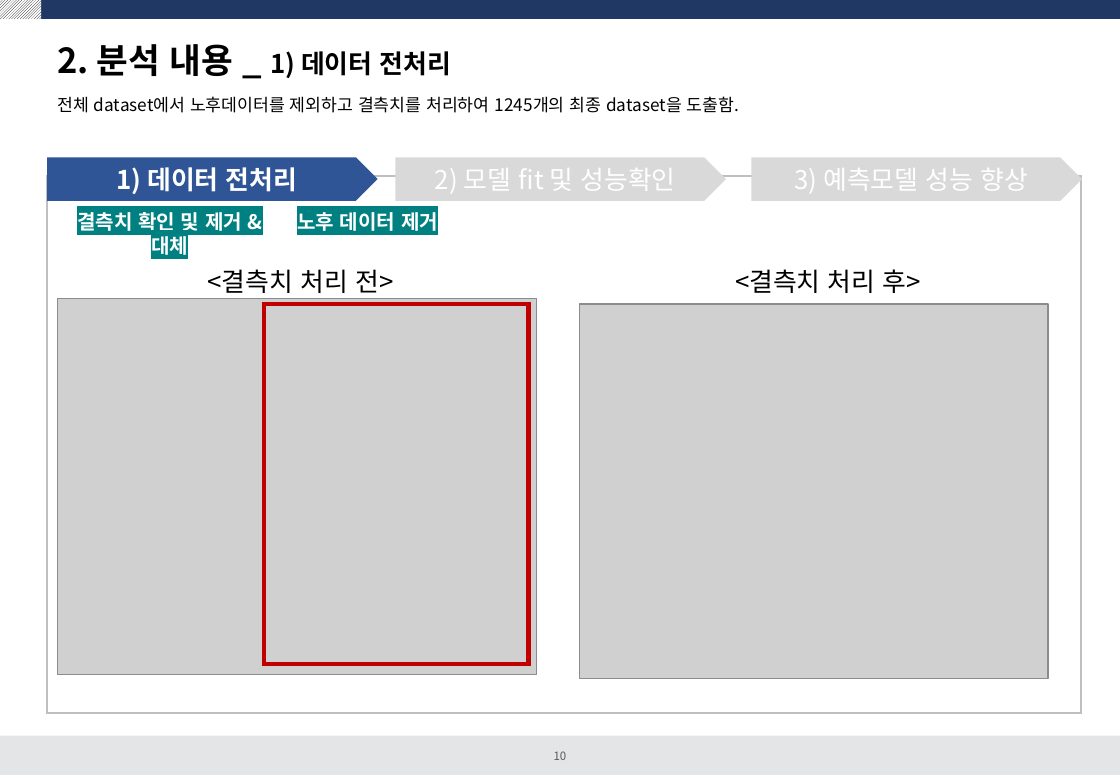
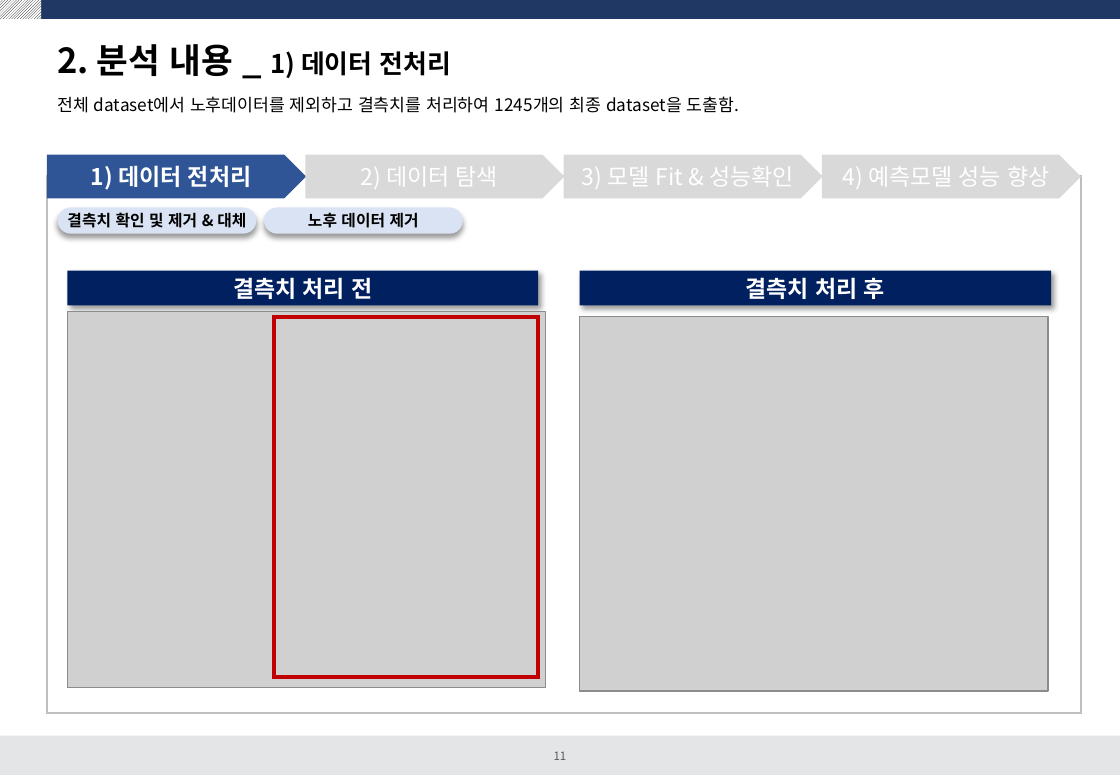
Before and after one commit to dss-14th/Regression_3_project, a slide deck: slide 11 of 여성임금 예측프로젝트.pptx (slide 10 before the commit). Drawn at 1120x775 pixels with LibreOffice and Linux fonts; fonts in the diff are those of the drawing; grey boxes stand for pictures. Boxes give left, top, right and bottom in pixels: in the first picture for what was removed or moved away, otherwise in the second. Text is boxed around its words. In the diff, an @@ line names an element or a change of style, - is before the commit and + after.

```diff
--- a/여성임금 예측프로젝트.pptx
+++ b/여성임금 예측프로젝트.pptx
@@ pentagon arrow "1) 데이터 전처리": place and size @@
-pentagon arrow "1) 데이터 전처리" at [47, 157, 377, 201]
+pentagon arrow "1) 데이터 전처리" at [47, 155, 306, 199]
@@ pentagon arrow "1) 데이터 전처리" at [47, 155, 306, 199]: size 18 to 16 pt @@
@@ pentagon arrow added at [305, 155, 565, 199], fill #D9D9D9, 16 pt, text #FFFFFF @@
+2) 데이터 탐색
@@ pentagon arrow "3) 모델 Fit & 성능확인": place and size @@
-pentagon arrow "3) 모델 Fit & 성능확인" at [395, 157, 726, 201]
+pentagon arrow "3) 모델 Fit & 성능확인" at [564, 155, 823, 199]
@@ text in pentagon arrow at [582, 159, 793, 192]: text changed; size 18 to 16 pt @@
-2) 모델 fit 및 성능확인
+3) 모델 Fit & 성능확인
@@ pentagon arrow "4) 예측모델 성능 향상": place and size @@
-pentagon arrow "4) 예측모델 성능 향상" at [752, 157, 1083, 201]
+pentagon arrow "4) 예측모델 성능 향상" at [822, 155, 1082, 199]
@@ text in pentagon arrow at [842, 159, 1049, 192]: text changed; size 18 to 16 pt @@
-3) 예측모델 성능 향상
+4) 예측모델 성능 향상
@@ rounded rectangle "결측치 확인 및 제거 & ..." at [58, 208, 256, 234]: size 14 to 11 pt, text colour #FFFFFF to #000000, highlight #008080 to none; vertical alignment top to middle; fill none to #DAE3F3; shadow on @@
@@ rounded rectangle "결측치 확인 및 제거 & ...": place and size @@
-rounded rectangle "결측치 확인 및 제거 & ..." at [77, 212, 242, 255]
+rounded rectangle "결측치 확인 및 제거 & ..." at [58, 208, 256, 234]
@@ rounded rectangle "노후 데이터 제거": place and size @@
-rounded rectangle "노후 데이터 제거" at [297, 212, 438, 231]
+rounded rectangle "노후 데이터 제거" at [264, 208, 462, 234]
@@ rounded rectangle "노후 데이터 제거" at [264, 208, 462, 234]: size 14 to 11 pt, text colour #FFFFFF to #000000, highlight #008080 to none; vertical alignment top to middle; fill none to #DAE3F3; shadow on @@
@@ rectangle "결측치 처리 전": place and size @@
-rectangle "결측치 처리 전" at [208, 269, 393, 293]
+rectangle "결측치 처리 전" at [67, 271, 539, 306]
@@ rectangle "결측치 처리 전" at [67, 271, 539, 306]: vertical alignment top to middle; fill none to #002060; shadow on @@
@@ text in rectangle at [233, 277, 372, 299]: text changed; size 18 to 16 pt; text colour #000000 to #FFFFFF; bold on @@
-<결측치 처리 전>
+결측치 처리 전
@@ rectangle "결측치 처리 후" at [580, 271, 1052, 306]: vertical alignment top to middle; fill none to #002060; shadow on @@
@@ rectangle "결측치 처리 후": place and size @@
-rectangle "결측치 처리 후" at [735, 269, 921, 293]
+rectangle "결측치 처리 후" at [580, 271, 1052, 306]
@@ text in rectangle at [746, 277, 885, 299]: text changed; size 18 to 16 pt; text colour #000000 to #FFFFFF; bold on @@
-<결측치 처리 후>
+결측치 처리 후
@@ picture: place and size @@
-picture at [58, 299, 537, 675]
+picture at [67, 311, 546, 688]
@@ rectangle: place and size @@
-rectangle at [264, 304, 528, 664]
+rectangle at [274, 317, 539, 677]
@@ picture: place and size @@
-picture at [580, 304, 1049, 678]
+picture at [580, 317, 1049, 692]
@@ page number at [554, 751, 567, 760]: text changed @@
-10
+11
```
Also in this commit, not shown: 13 other slides changed, 27 slides added, 8 slides removed, 6 other files.
